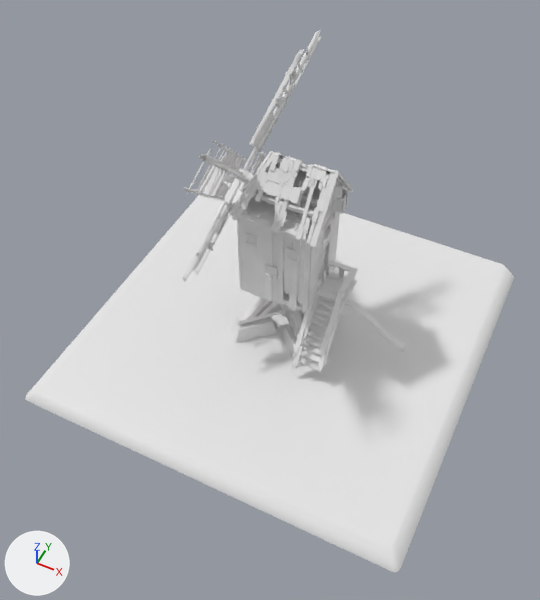
The FBX model Content/Buildings/Meshes/CA_Windmill_Destruction_Stage2_ArmRotate.fbx: old version first, new version second.
Rendered twice from a 50 mm camera at (11.8, -25.8, 33.6) aimed at (0.4, -2.9, 5.0). Arrows for +X, +Y and +Z are at lower left; the lights stay in place. Where no turn or scale is listed for an object, it has been applied to the vertices.

The first picture shows 'Ca_Windmill_Arms_Destroyed_Stage2', 'Ca_Windmill_Base_Destroyed_Stage2', 'Ca_Windmill_Destroyed_Stage2', 'Ca_Windmill_Ground'.
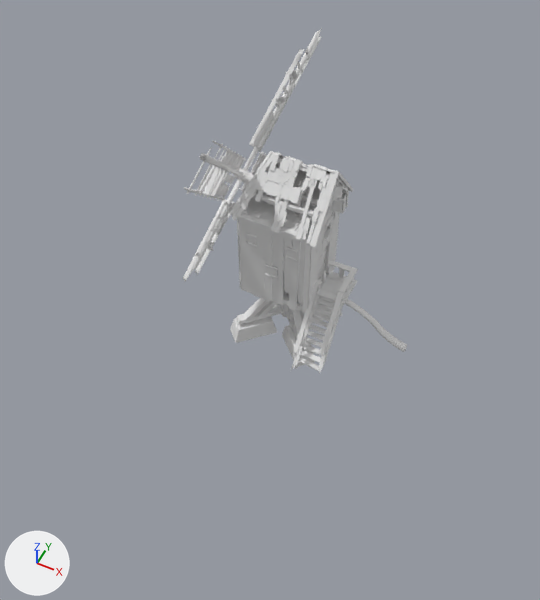
Location of each change, (x1, y1, x2, y2) in pixels of the pictures (540 x 600 px):
'Ca_Windmill_Ground', deleted
    before: (25, 178, 514, 572)

The edits, one by one:
Object 'Ca_Windmill_Ground' (ob_ca_windmill_ground) is deleted.
